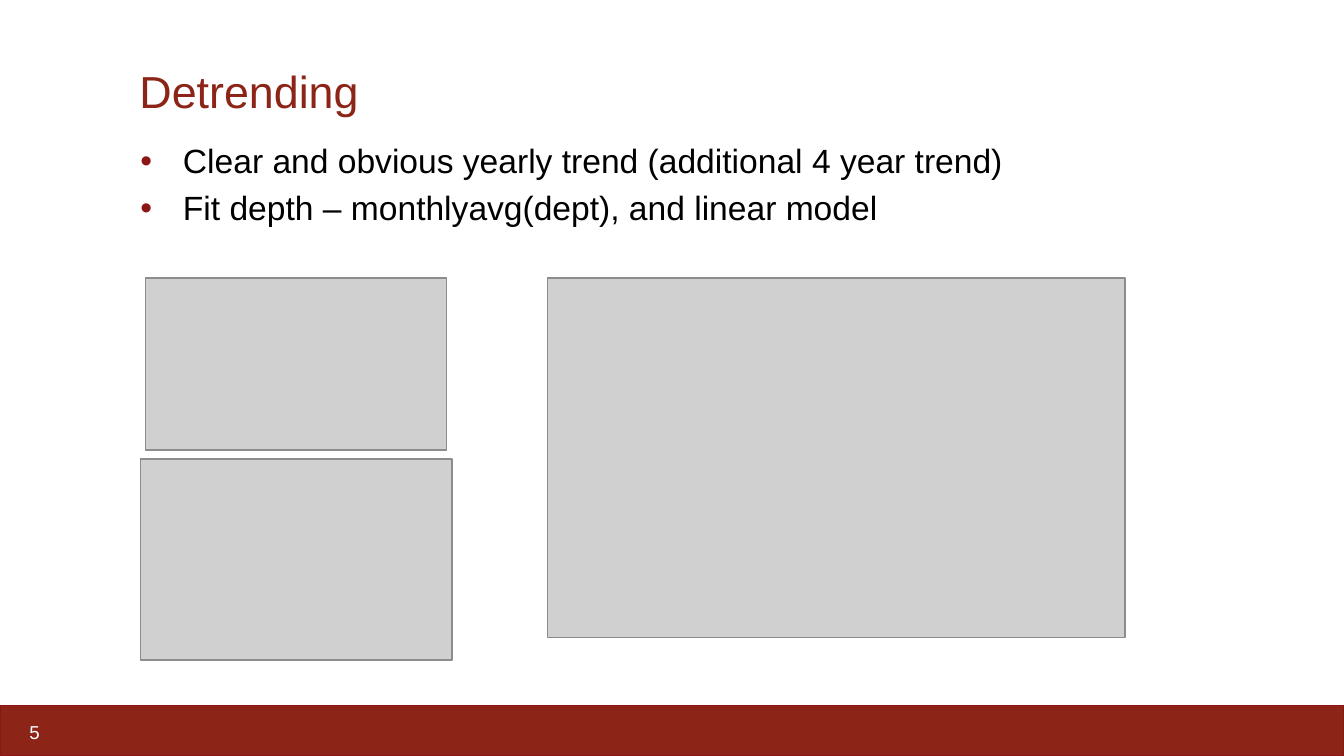
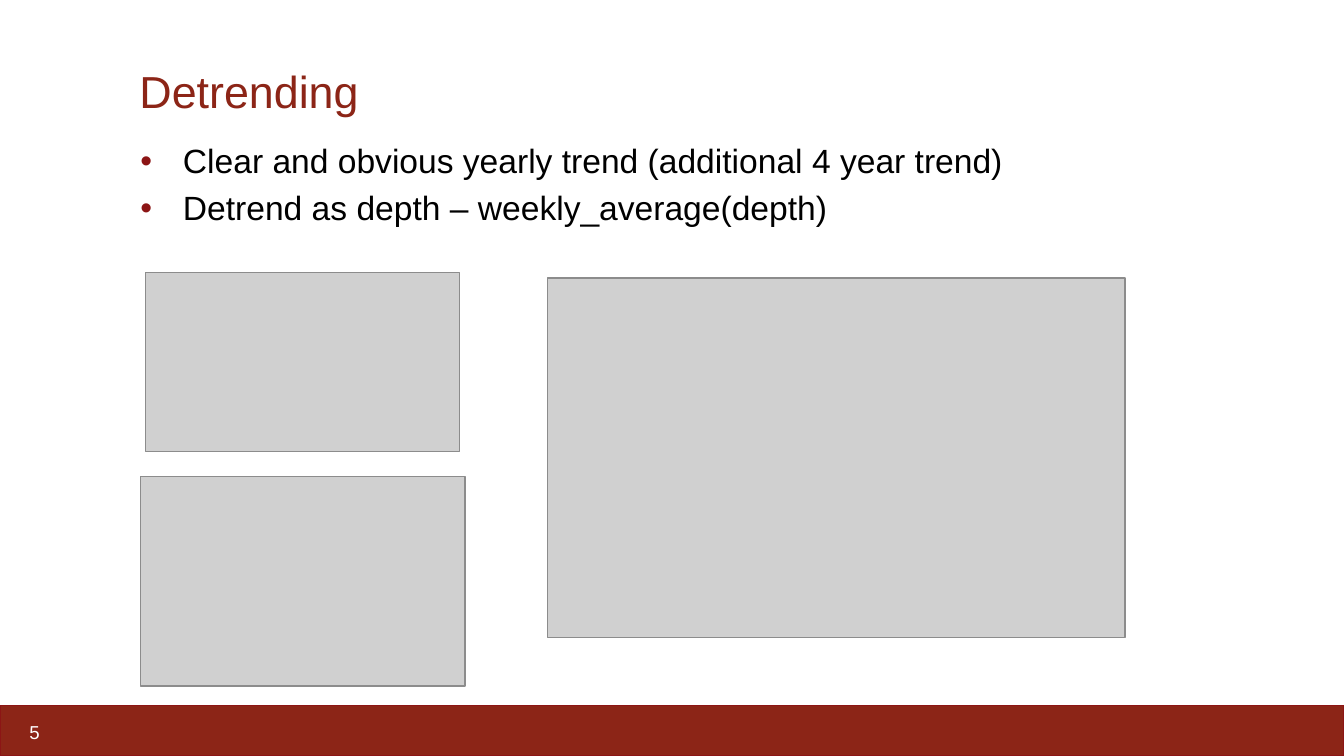
Before and after one commit to johnrapp/stat-221-time-series-project, a slide deck: slide 5 of Presentation.pptx. Drawn at 1344x756 pixels with LibreOffice and Linux fonts; fonts in the diff are those of the drawing; grey boxes stand for pictures. Boxes give left, top, right and bottom in pixels: in the first picture for what was removed or moved away, otherwise in the second. Text is boxed around its words. In the diff, an @@ line names an element or a change of style, - is before the commit and + after.

Commit message:
Exploring detrending and models

```diff
--- a/Presentation.pptx
+++ b/Presentation.pptx
@@ text at [183, 195, 827, 226]: text changed @@
-  • Fit depth – monthlyavg(dept), and linear model
+  • Detrend as depth – weekly_average(depth)
@@ picture: place and size @@
-picture at [145, 278, 446, 450]
+picture at [145, 273, 460, 452]
@@ picture: place and size @@
-picture at [141, 458, 453, 660]
+picture at [141, 476, 465, 685]
```
Also in this commit, not shown: 5 other slides changed, 4 other files.
